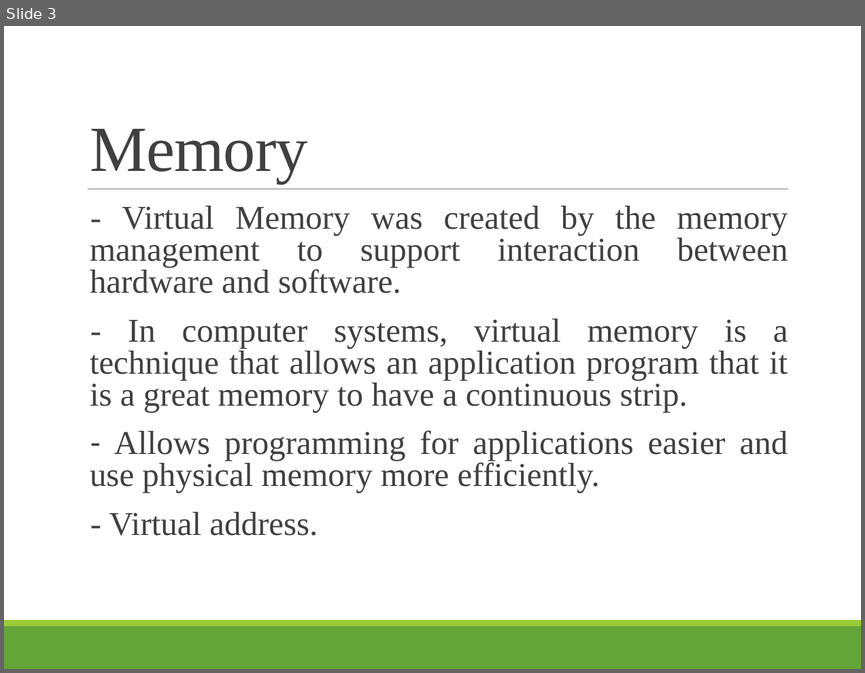
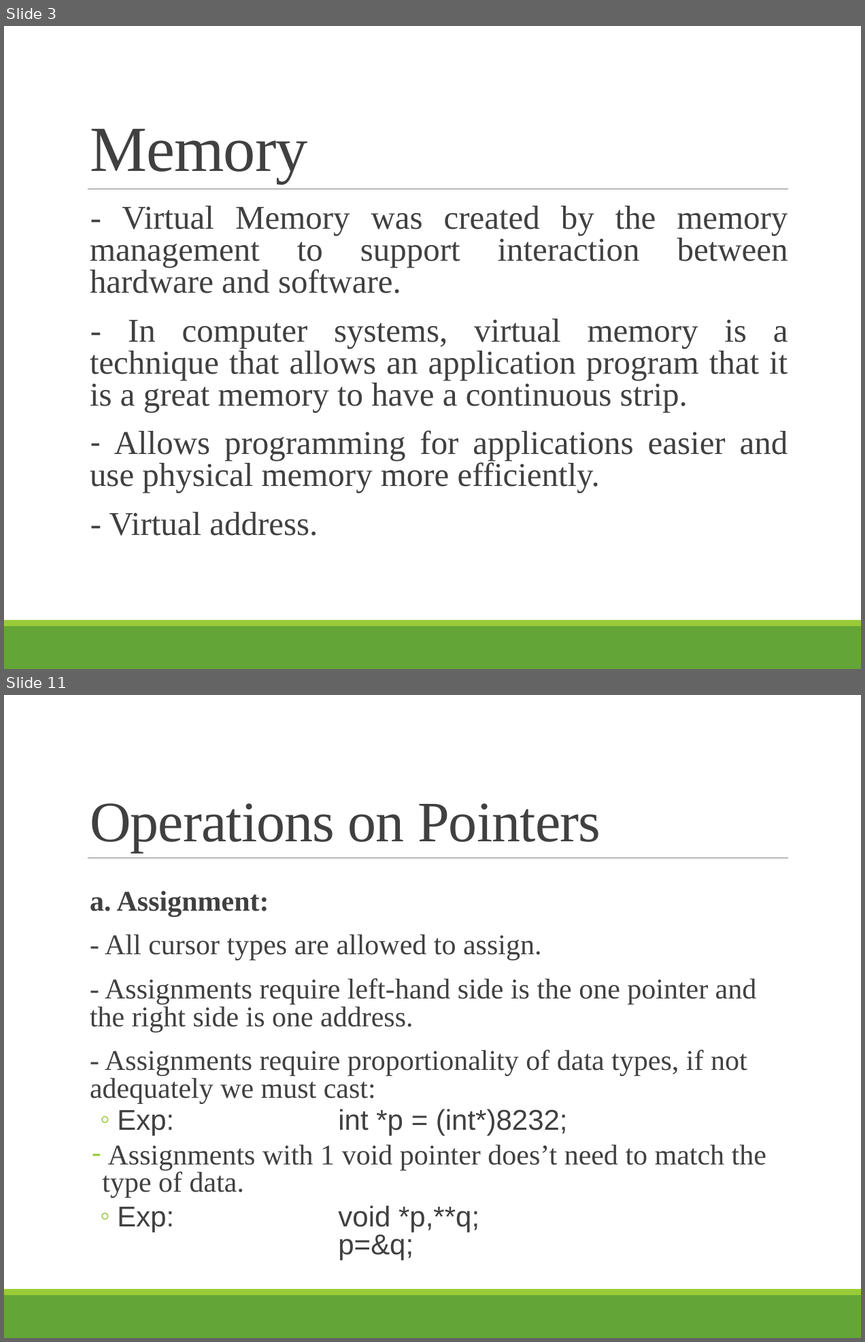
Before and after one commit to tiendatdk3493/code, a slide deck: Pointer in C, C++.pptx. Shown one above the other, each under a label of ours: slide 3 before the commit, slides 3 and 11 after it; the slides between them are not shown. The pictures are 865x673 and 865x1342 pixels, drawn with LibreOffice and Linux fonts; fonts in the diff are those of the drawing. Boxes give left, top, right and bottom in pixels: in the first picture for what was removed or moved away, otherwise in the second. Text is boxed around its words. In the diff, an @@ line names an element or a change of style, - is before the commit and + after.

```diff
--- a/Pointer in C, C++.pptx
+++ b/Pointer in C, C++.pptx
@@ slide 11 added at box(4, 695, 861, 1338), background #FFFFFF; not listed: 3 template elements that a slide beside it also shows @@
@@ title added at box(90, 803, 600, 852), 48 pt, text #404040 @@
+Operations on Pointers
@@ text added at box(90, 891, 766, 1259), 24 pt, text #404040 @@
+  a. Assignment:
+  - All cursor types are allowed to assign.
+  - Assignments require left-hand side is the one pointer and the right side is one address.
+  - Assignments require proportionality of data types, if not adequately we must cast:
+  ◦ Exp: int *p = (int*)8232;
+  – Assignments with 1 void pointer does’t need to match the type of data.
+  ◦ Exp: void *p,**q;
+    p=&q;
```
Also in this commit, not shown: 1 slide changed, 8 other slides added.
